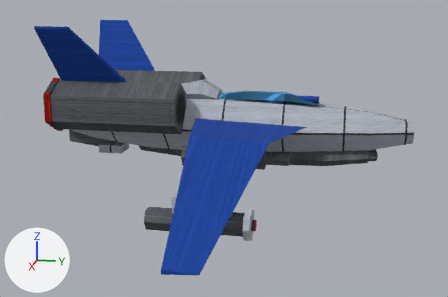
The Blender file tools/lowforge/models/goshawk.blend as it was, and as the next commit left it.
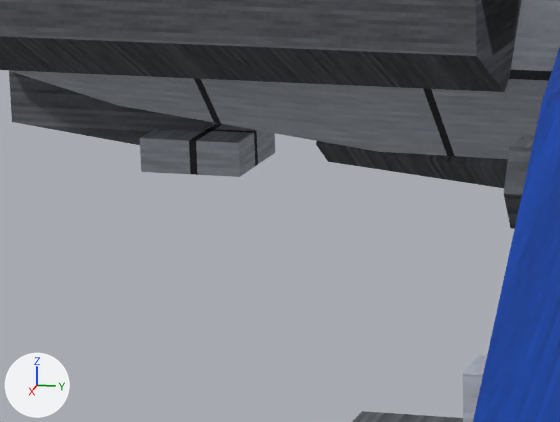
The first picture shows the older version from a 50 mm camera at (147.9, 28.6, 30.8) aimed at (3.2, -0.4, -5.3). The close-ups show the older and then the newer version on the part from 15% to 43% of the width and 38% to 70% of the height of that picture. Only the edits that show in the close-ups are written down. Lighting does not change. The marker at lower left points along +X, +Y and +Z.

The scene before the commit, as lines of its bpy script (objects in view):
```python
me_fuselage = bpy.data.meshes.new('fuselage')
me_fuselage.from_pydata(...)  # 42 vertices, 38 faces; spans x -10.0..10.0, y -42.0..44.0, z -5.8..6.8
me_fuselage.materials.append(mat_steel_plate)  # picture img_plate
me_pad = bpy.data.meshes.new('pad')
me_pad.from_pydata(...)  # a box spanning x -3.0..3.0, y -3.0..3.0, z -2.0..0.0
me_pad.materials.append(mat_steel_panel)  # picture img_panel
me_pod_003 = bpy.data.meshes.new('pod.003')
me_pod_003.from_pydata(...)  # a 6-sided cylinder along y spanning x 43.9..48.1, y -6.0..12.0, z -10.1..-6.5
me_pod_003.materials.append(mat_steel_dark)  # picture img_dark
ob_fuselage = bpy.data.objects.new('fuselage', me_fuselage)
ob_fuselage.location = (0.0, 0.0, 0.0)
ob_pad = bpy.data.objects.new('pad', me_pad)
ob_pad.location = (0.0, -30.0, -6.0)
ob_pod_003 = bpy.data.objects.new('pod.003', me_pod_003)
ob_pod_003.parent = ob_hp_4
ob_pod_003.matrix_parent_inverse = Matrix(((1.429, 0.0, 0.0, -65.71), (0.0, 1.429, 0.0, -8.571), (0.0, 0.0, 1.429, 11.89), (0.0, 0.0, 0.0, 1.0)))
ob_pod_003.location = (0.0, 0.0, 0.0)
# also in view: 'pylon.003' at (46.0, 3.0, -5.3); 'pod.002' at (20.0, 3.0, -3.0); 'wing_outer.001' at (47.0, 6.0, -3.4); 'strake' at (0.0, -36.0, -4.9); 'cannon_fairing' at (0.0, 6.0, -6.5)
```
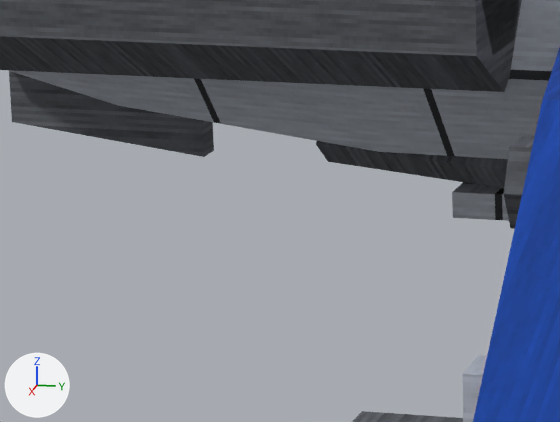
Boxes [x1, y1, x2, y2] around the edits, measured in the close-ups (560 x 422 px):
'pad', moved, rescaled
    before: [140, 122, 275, 177]
    after: [452, 182, 509, 221]

Patch to the scene script:
```diff
--- a/tools/lowforge/models/goshawk.blend.py
+++ b/tools/lowforge/models/goshawk.blend.py
@@ me_pad @@
 # used by ob_pad; location = (0.0, -30.0, -6.0)
-me_pad.from_pydata(...)  # 8 vertices, 6 faces; spans x -3.0..3.0, y -3.0..3.0, z -2.0..0.0
+me_pad.from_pydata(...)  # 8 vertices, 6 faces; spans x -2.5..2.5, y -2.5..2.5, z -1.5..0.0
+# me_pad part 1: the whole mesh is scaled about the mesh origin by (0.833, 0.833, 0.75)
 me_pad.materials.append(mat_steel_panel)
@@ ob_pad @@
 ob_pad = bpy.data.objects.new('pad', me_pad)
-ob_pad.location = (0.0, -30.0, -6.0)
+ob_pad.location = (0.0, -12.0, -8.4)
```
